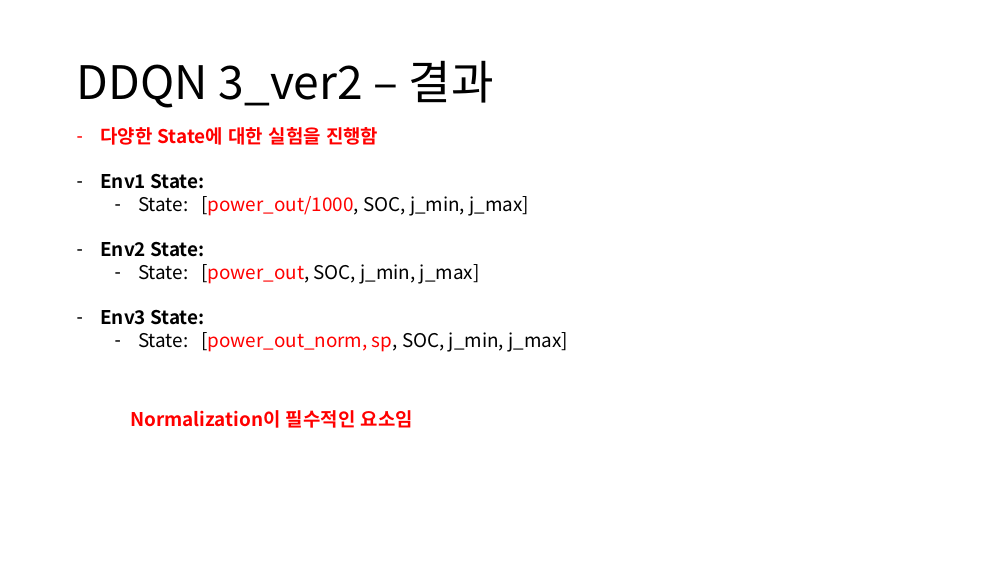
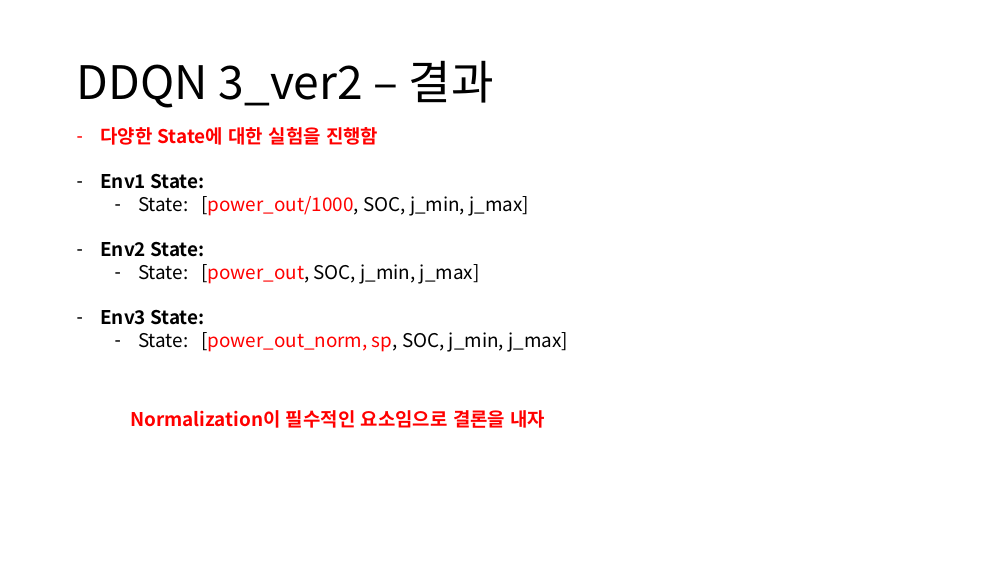
Before and after one commit to zidane89/experiment, a slide deck: slide 12 of 실험정리.pptx (slide 10 before the commit). Drawn at 1008x567 pixels with LibreOffice and Linux fonts; fonts in the diff are those of the drawing. Boxes give left, top, right and bottom in pixels: in the first picture for what was removed or moved away, otherwise in the second. Text is boxed around its words. In the diff, an @@ line names an element or a change of style, - is before the commit and + after.

```diff
--- a/실험정리.pptx
+++ b/실험정리.pptx
@@ text at <box>130,410,545,428</box>: text changed @@
-Normalization이 필수적인 요소임
+Normalization이 필수적인 요소임으로 결론을 내자
```
Also in this commit, not shown: 3 other slides changed, 3 slides added, 6 other files.
